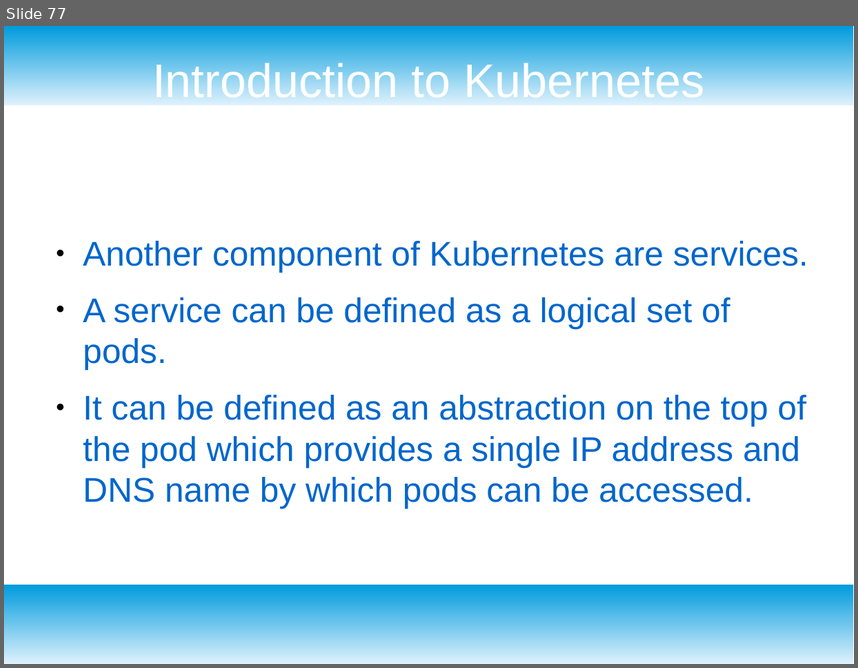
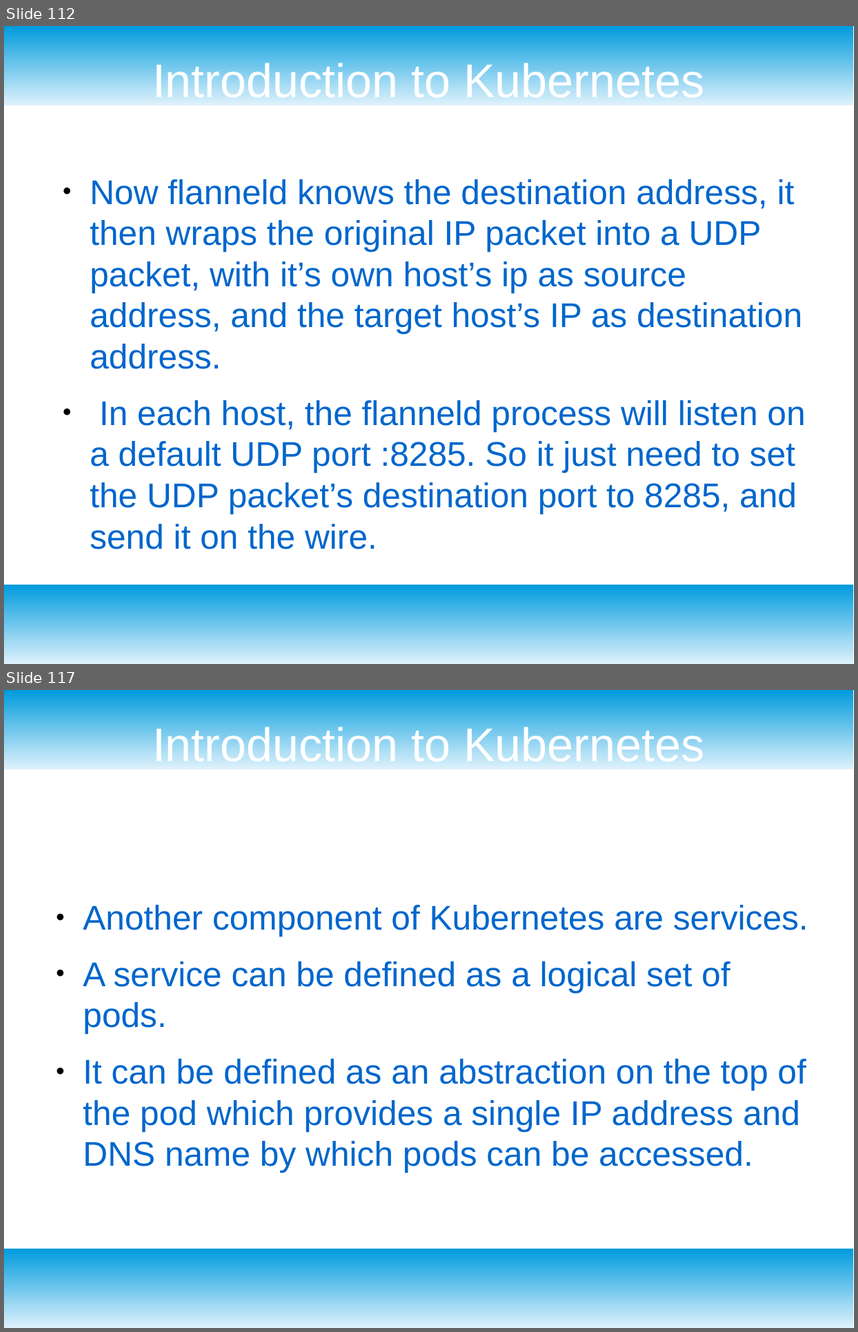
Before and after one commit to redmage123/kubernetes-course, a slide deck: docs/Kubernetes slides.odp. Shown one above the other, each under a label of ours: slide 77 before the commit, slides 112 and 117 after it; the slides between them are not shown. The pictures are 858x668 and 858x1332 pixels, drawn with LibreOffice and Linux fonts; fonts in the diff are those of the drawing. Boxes give left, top, right and bottom in pixels: in the first picture for what was removed or moved away, otherwise in the second. Text is boxed around its words. In the diff, an @@ line names an element or a change of style, - is before the commit and + after.

```diff
--- a/docs/Kubernetes slides.odp
+++ b/docs/Kubernetes slides.odp
@@ slide 112 added at box(4, 26, 854, 664), background #FFFFFF; not listed: 2 template elements that a slide beside it also shows @@
@@ title added at box(152, 59, 704, 105), 44 pt, text #FFFFFF @@
+Introduction to Kubernetes
@@ text added at box(90, 179, 805, 549), 32 pt, text #0066CC @@
+● Now flanneld knows the destination address, it then wraps the original IP packet into a UDP packet, with it’s own host’s ip as source address, and the target host’s IP as destination address.
+● In each host, the flanneld process will listen on a default UDP port :8285. So it just need to set the UDP packet’s destination port to 8285, and send it on the wire.
@@ what was slide 77 is now slide 117 @@
```
Also in this commit, not shown: 15 slides changed, 84 other slides added, 9 other files.
